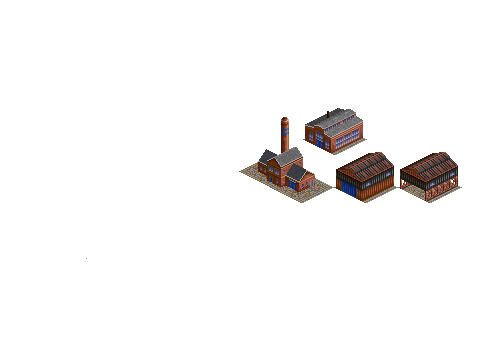
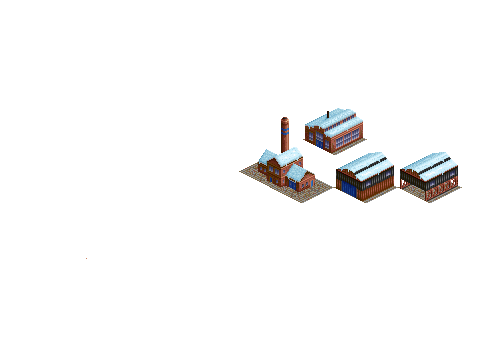
Layered file, before and after one edit (500px x 350px). Changes by layer:
added layer "snow" (1st of 4, in "Corrugated shed B") in group "Corrugated shed B" over (x1=402, y1=152, x2=457, y2=181)
added layer "snow" (2nd of 4, in "Corrugated shed A") in group "Corrugated shed A" over (x1=338, y1=152, x2=393, y2=181)
renamed "Layer 1" to "snow", showed it, painted on it over (x1=259, y1=120, x2=379, y2=182)
added layer "snow" (4th of 4, in "Brick shed") in group "Brick shed" over (x1=305, y1=108, x2=363, y2=137)
